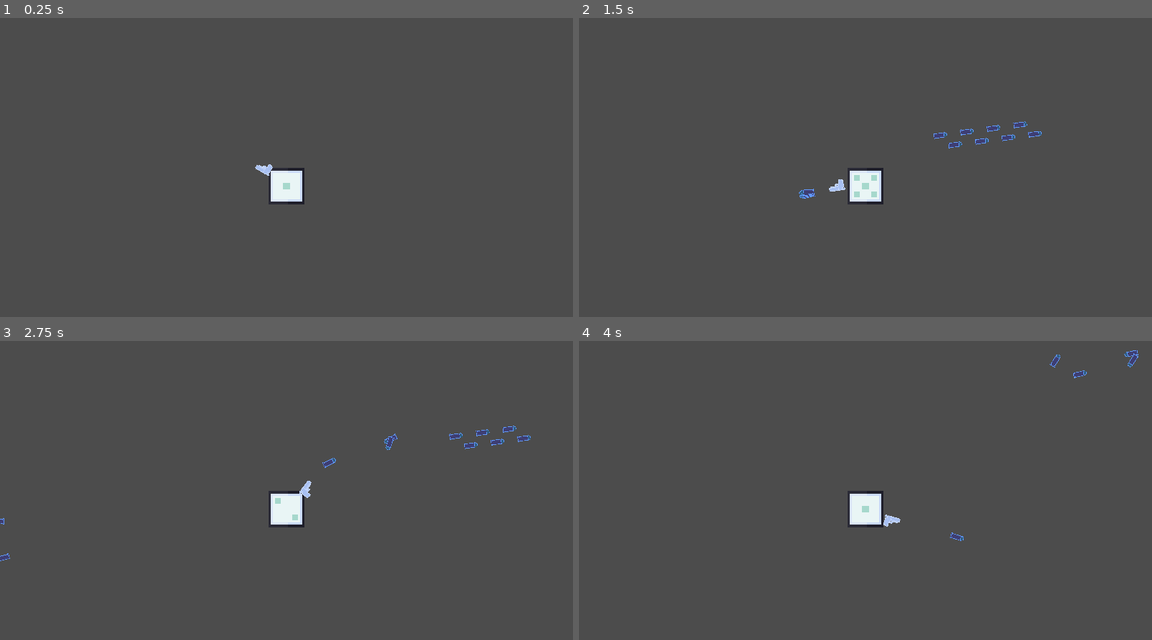
Above: before the commit, frames 1-4 (two rows, left to right).
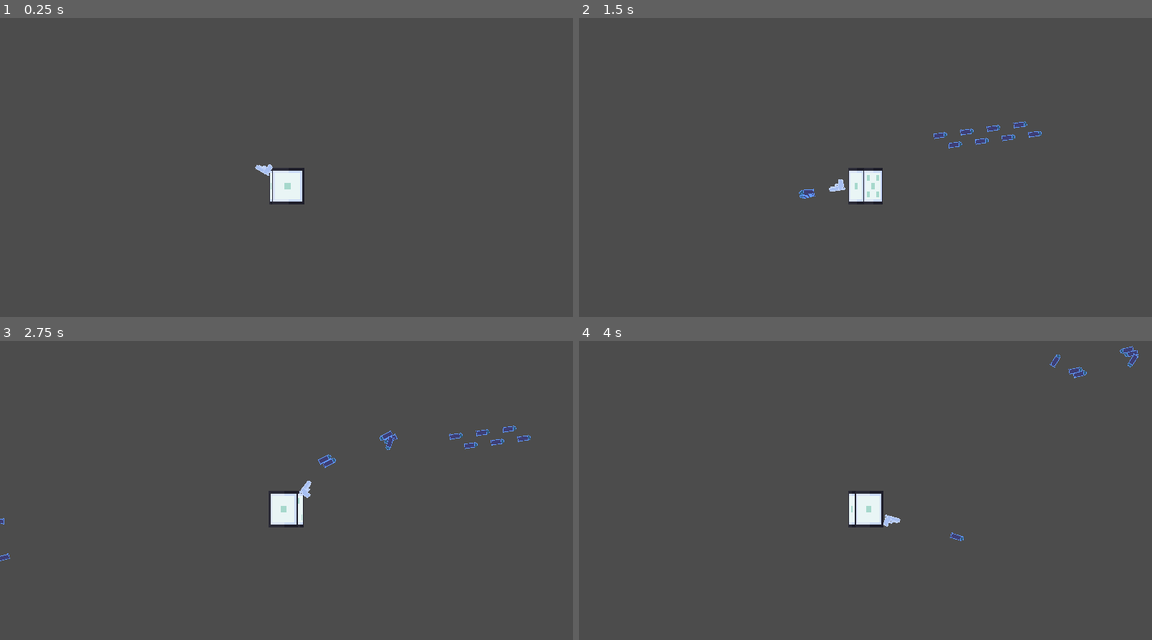
Above: after the commit, the same moments.

Repository: Cooljawty/The_Cube_Game-GMTK-Jam-2022-
Game: Godot game, scene res://World.tscn
Same seed, same stepped clock (60 frames per second), same inputs: the game is played once before the commit and once after it.
Inputs (mouse positions are in pixels of both pictures, inside the frame that each line leads up to):
- Up to frame 1 (0.25 s): no input
- Up to frame 2 (1.5 s): tap Enter at 0.5 s; move the mouse to (991, 170) at 0.52 s; press the mouse at (991, 170) at 0.53 s; hold D (Right) 0.53-1.28 s; move the mouse to (750, 203) at 1.27 s; release the mouse at (750, 203) at 1.28 s; hold S (Down) from 1.28 s (still down); click (750, 203) at 1.35 s
- Up to frame 3 (2.75 s): move the mouse to (343, 433) at 2.02 s; release S (Down) at 2.03 s; press the mouse at (343, 433) at 2.03 s; hold D (Right) from 2.03 s (still down)
- Up to frame 4 (4 s): move the mouse to (836, 577) at 2.77 s; release D (Right) at 2.78 s; release the mouse at (836, 577) at 2.78 s; hold W (Up) 2.78-3.53 s; click (836, 577) at 2.85 s; move the mouse to (1037, 559) at 3.52 s; press the mouse at (1037, 559) at 3.53 s; hold A (Left) from 3.53 s (still down)

The runs differ from the first frame. In frame 1, less than 0.1% of the frame differs, in the area x 46-51%, y 51-63%; in frame 2, 0.3%, in the area x 46-54%, y 50-63%; in frame 3, 0.2%; in frame 4, 0.2%.

Commit message:
Animation Prototype

Diff:
--- a/Global.gd
+++ b/Global.gd
@@ -8,4 +8,3 @@
 
 func Wtf_is_Player(Player_):
 	Player = Player_
-	print(Player)
--- a/Gun/gun.gd
+++ b/Gun/gun.gd
@@ -47,6 +47,7 @@
 
 		elif  Player.Face == 2:
 			shoot(0, 3.7 , 3, 2, 5)
+			shoot(0, 3.7 , 3, 2, -5)
 			Shot = 2
 			Multi_shot = 2
 			get_child(2).start()
--- a/Player/Player.gd
+++ b/Player/Player.gd
@@ -11,6 +11,17 @@
 
 func _ready():
 	get_node("/root/Global").Wtf_is_Player(self)
+
+func _process(delta):
+	get_child(1).scale.x += 0.01
+	get_child(1).position.x += 0.15
+	get_child(0).scale.x -= 0.01
+	get_child(0).position.x += 0.15
+	if get_child(1).scale.x > 2:
+		get_child(1).scale.x = 0
+		get_child(1).position.x = -30
+		get_child(0).scale.x = 2
+		get_child(0).position.x = 0
 
 func _input(event):
 	# - 5 - -
--- a/Player/Player.tscn
+++ b/Player/Player.tscn
@@ -20,6 +20,10 @@
 scale = Vector2( 2, 2 )
 texture = ExtResource( 1 )
 
+[node name="a die 2" type="Sprite" parent="."]
+scale = Vector2( 2, 2 )
+texture = ExtResource( 1 )
+
 [node name="gun" parent="." instance=ExtResource( 3 )]
 
 [node name="CollisionShape2D" type="CollisionShape2D" parent="."]
